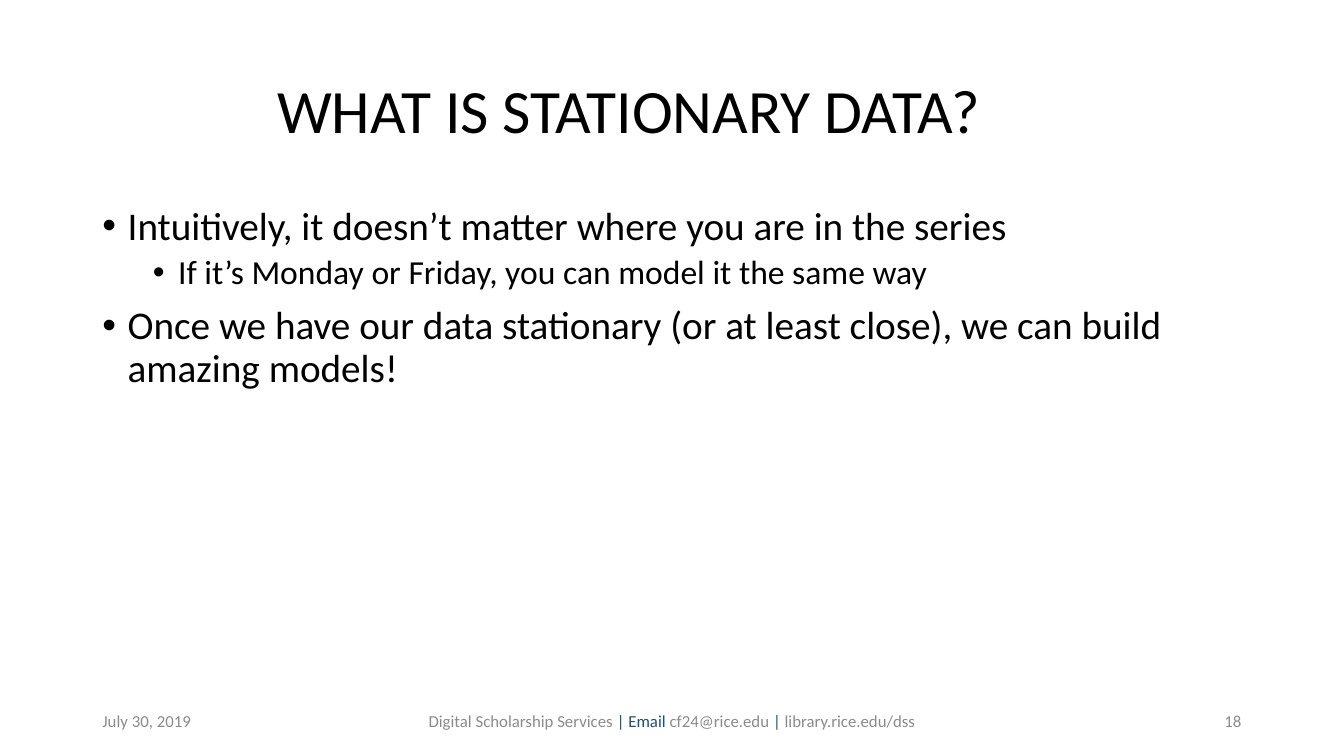
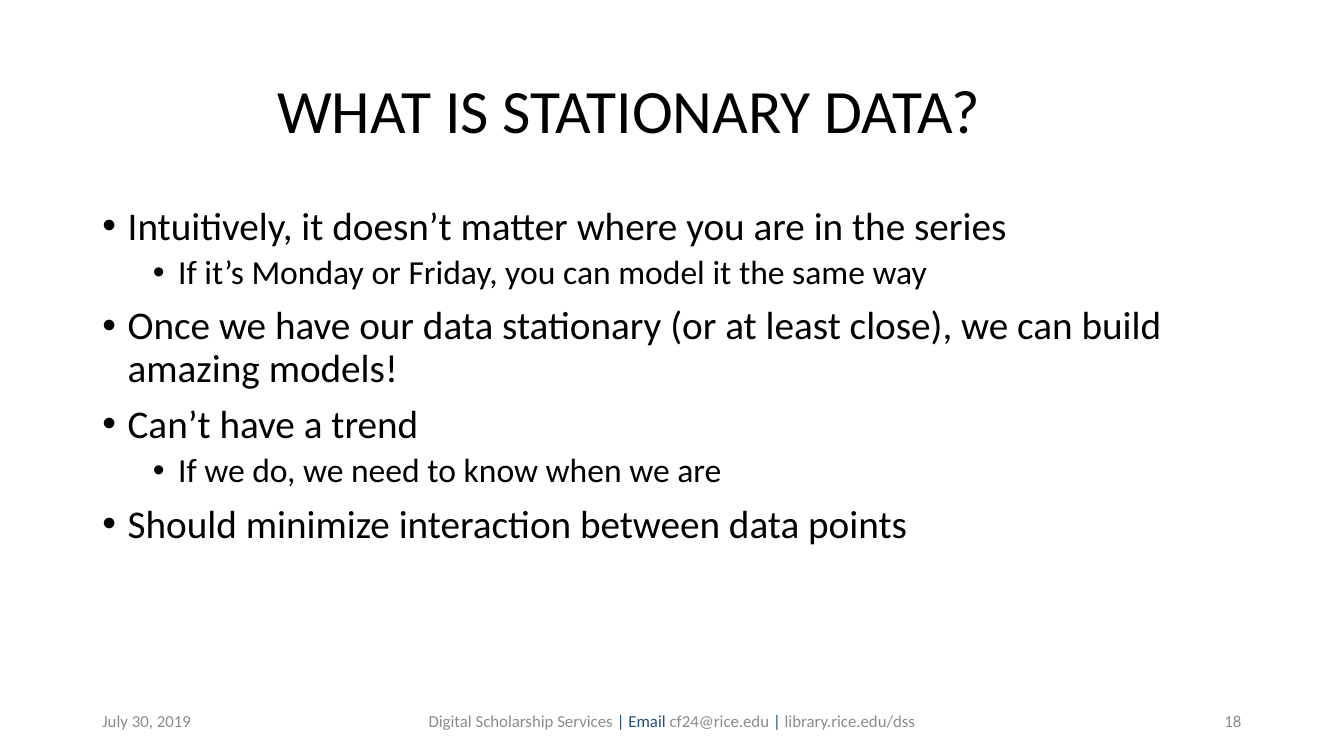
Before and after one commit to bakitybacon/rice-data-and-donuts, a slide deck: slide 18 of tsa/Introduction to Time Series Analysis.pptx. Drawn at 1344x756 pixels with LibreOffice and Linux fonts; fonts in the diff are those of the drawing; background and template pictures are left out. Boxes give left, top, right and bottom in pixels: in the first picture for what was removed or moved away, otherwise in the second. Text is boxed around its words. In the diff, an @@ line names an element or a change of style, - is before the commit and + after.

```diff
--- a/tsa/Introduction to Time Series Analysis.pptx
+++ b/tsa/Introduction to Time Series Analysis.pptx
@@ text at (x1=128, y1=410, x2=907, y2=545): paragraphs added @@
+• Can’t have a trend
+  • If we do, we need to know when we are
+• Should minimize interaction between data points
```
Also in this commit, not shown: 7 other slides changed, 9 slides added.
